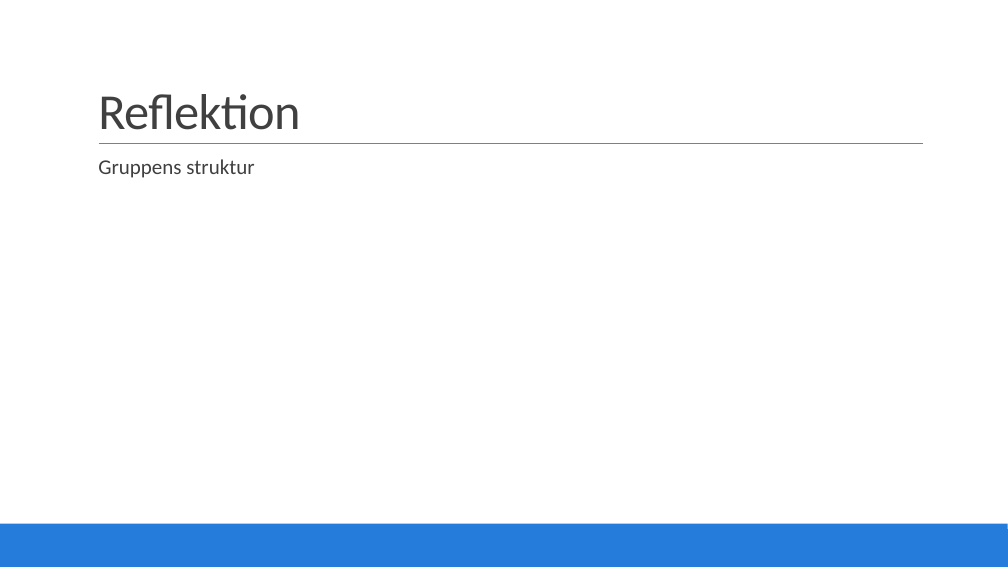
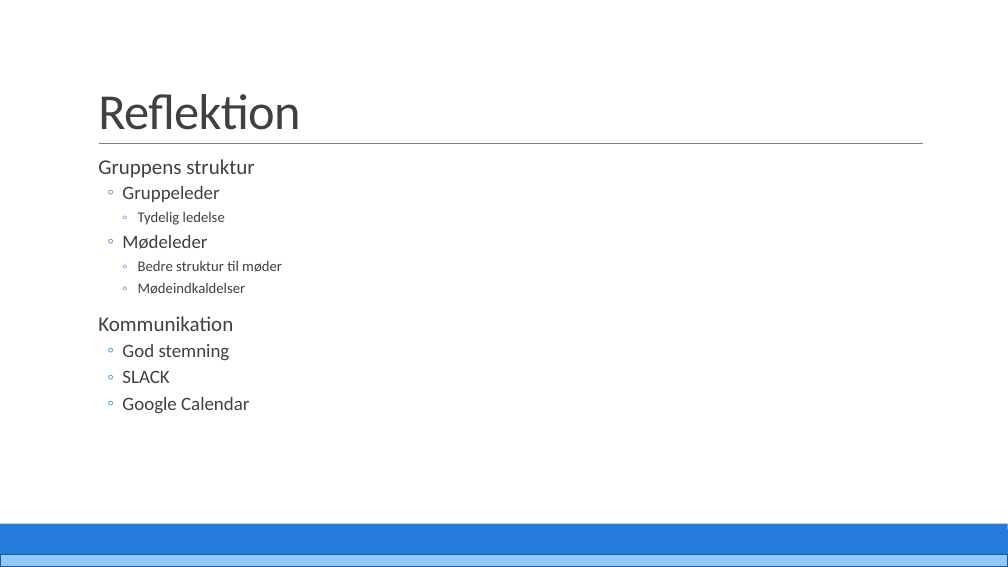
Before and after one commit to PRJ2GR15/Rapport, a slide deck: slide 38 of Fremlæggelse/Fremlæggelse.pptm. Drawn at 1008x567 pixels with LibreOffice and Linux fonts; fonts in the diff are those of the drawing. Boxes give left, top, right and bottom in pixels: in the first picture for what was removed or moved away, otherwise in the second. Text is boxed around its words. In the diff, an @@ line names an element or a change of style, - is before the commit and + after.

```diff
--- a/Fremlæggelse/Fremlæggelse.pptm
+++ b/Fremlæggelse/Fremlæggelse.pptm
@@ text at (x1=98, y1=186, x2=282, y2=414): paragraphs added @@
+  ◦ Gruppeleder
+    ◦ Tydelig ledelse
+  ◦ Mødeleder
+    ◦ Bedre struktur til møder
+    ◦ Mødeindkaldelser
+  Kommunikation
+  ◦ God stemning
+  ◦ SLACK
+  ◦ Google Calendar
@@ rectangle added at (x1=0, y1=554, x2=1008, y2=567), fill #94C9FE, outline #1B5CA2 1.25 pt @@
```
Also in this commit, not shown: 36 other slides changed, 1 slide added, 1 slide removed, 1 other file.
